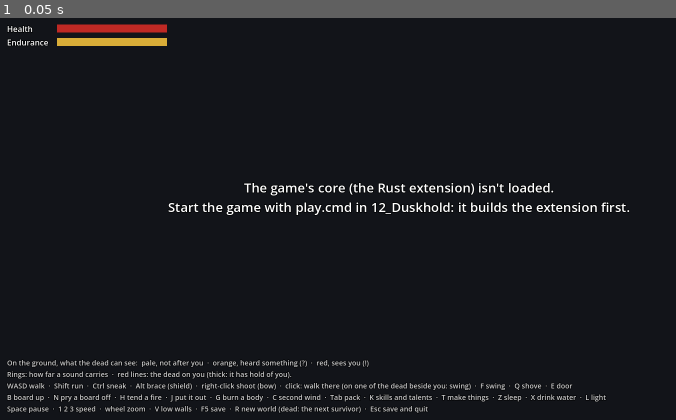
Above: before the commit, frame 1.
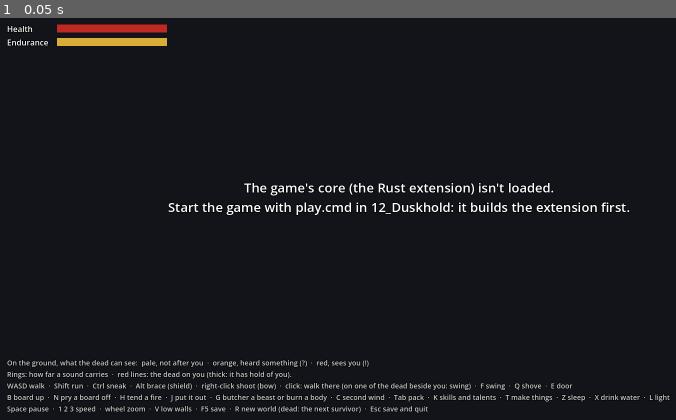
Above: after the commit, the same moment.

Repository: Mossenheimen/Duskhold
Game: Godot game, scene res://main.tscn
Same seed, same stepped clock (60 frames per second), same inputs: the game is played once before the commit and once after it.
Inputs:
- Up to frame 1 (0.05 s): no input

The runs differ from the first frame. In frame 1, 0.5% of the frame differs, in the area x 34-100%, y 93-96%.

Commit message:
Duskhold: wildlife and hunting
Deer graze in the open: beasts that are after nobody and that nobody
dreads, apart from the dead (no pressure, no bell, no rares). A deer
sees far and nearly all round, and bolts from anyone near, from
footsteps and from a blow, faster than you run; sneak up, or shoot from
its blind side for a sure kill. G cuts a carcass up with a knife or an
axe for raw venison, to roast at a fire. A deer has its own four-legged
look. Save format v22.

Co-Authored-By: Claude Opus 5.5 <noreply@anthropic.com>

Diff:
--- a/client/actor_view.gd
+++ b/client/actor_view.gd
@@ -17,6 +17,7 @@
 	[Color(0.45, 0.24, 0.2), 1.6, -6.0],  # a revenant: you, in your gear, gone dark
 	[Color(0.88, 0.86, 0.78), 1.6, -3.0],  # a skeleton: bone white, tall and upright
 	[Color(0.22, 0.25, 0.34), 1.8, 4.0],  # a wight: night-blue, the tallest, leaning back
+	[Color(0.55, 0.38, 0.24), 1.2, 0.0, true],  # a deer: brown, on four legs (a beast)
 ]
 const CURIOUS := Color(1.0, 0.75, 0.25)
 const HUNTING := Color(1.0, 0.22, 0.15)
@@ -44,6 +45,7 @@
 var _remains := 0
 var _fire: OmniLight3D  # made when it first catches
 var _title: Label3D  # a rare's name, over its head
+var _beast := false  # on four legs: it falls on its side
 
 
 ## A rare: its name over its head, in the gold of a named thing, and a little bigger than its
@@ -76,6 +78,10 @@
 	_pitch = _stoop
 	add_child(_body)
 	var body := _body
+	if look.size() > 3 and look[3]:
+		_beast = true
+		_build_beast(colour)
+		return
 	var capsule := CapsuleMesh.new()
 	capsule.radius = 0.22
 	capsule.height = tall
@@ -151,6 +157,12 @@
 		target = -88.0  # flat on the ground
 	elif wind_up >= 0.0:
 		target = _stoop - 22.0 * wind_up  # leaning in to strike
+	if _beast:
+		# A beast doesn't lean in or pitch over: down, it rolls onto its side.
+		var roll := 85.0 if state != 0 else 0.0
+		var now := _body.rotation_degrees.z
+		_body.rotation_degrees.z = lerpf(now, roll, 1.0 - exp(-16.0 * delta)) if delta > 0.0 else roll
+		return
 	_pitch = lerpf(_pitch, target, 1.0 - exp(-16.0 * delta)) if delta > 0.0 else target
 	_body.rotation_degrees.x = _pitch
 
@@ -185,3 +197,51 @@
 		var flicker := 1.0 + 0.12 * sin(now * 11.0) + 0.07 * sin(now * 27.0)
 		_fire.light_energy = 2.2 * flicker
 		_skin.emission_energy_multiplier = 1.4 * flicker
+
+
+## A beast's body (a LOOKS entry marked so): four legs, a long body and a raised head, so it
+## reads as no person. Knocked down or dead, it rolls onto its side (`show_pose`).
+func _build_beast(colour: Color) -> void:
+	var body := _body
+	_skin = _material(colour)
+	var capsule := CapsuleMesh.new()
+	capsule.radius = 0.2
+	capsule.height = 1.0
+	var torso := MeshInstance3D.new()
+	torso.mesh = capsule
+	torso.rotation_degrees.x = 90.0  # lying along its facing (-z)
+	torso.position.y = 0.72
+	torso.material_override = _skin
+	body.add_child(torso)
+	var parts := [
+		[Vector3(0.12, 0.2, 0.3), Vector3(0.0, 1.05, -0.58)],  # the head, held high
+		[Vector3(0.1, 0.36, 0.12), Vector3(0.0, 0.88, -0.45)],  # the neck
+		[Vector3(0.07, 0.56, 0.07), Vector3(0.11, 0.28, -0.32)],  # the legs
+		[Vector3(0.07, 0.56, 0.07), Vector3(-0.11, 0.28, -0.32)],
+		[Vector3(0.07, 0.56, 0.07), Vector3(0.11, 0.28, 0.32)],
+		[Vector3(0.07, 0.56, 0.07), Vector3(-0.11, 0.28, 0.32)],
+	]
+	for part in parts:
+		var box := BoxMesh.new()
+		box.size = part[0]
+		var mesh := MeshInstance3D.new()
+		mesh.mesh = box
+		mesh.position = part[1]
+		mesh.material_override = _skin
+		body.add_child(mesh)
+	var tail := BoxMesh.new()
+	tail.size = Vector3(0.08, 0.1, 0.08)
+	var scut := MeshInstance3D.new()
+	scut.mesh = tail
+	scut.position = Vector3(0.0, 0.8, 0.52)
+	scut.material_override = _material(Color(0.92, 0.9, 0.85))  # the white scut
+	body.add_child(scut)
+	_mark = Label3D.new()
+	_mark.billboard = BaseMaterial3D.BILLBOARD_ENABLED
+	_mark.no_depth_test = true
+	_mark.font_size = 72
+	_mark.pixel_size = 0.008
+	_mark.outline_size = 16
+	_mark.outline_modulate = Color(0.05, 0.05, 0.05)
+	_mark.position.y = 1.6
+	add_child(_mark)
--- a/client/hud.gd
+++ b/client/hud.gd
@@ -6,7 +6,7 @@
 const LINE_LIFE := 6.0  # seconds a line of news stays
 const FLASH_LIFE := 0.6
 
-const CONTROLS := "WASD walk  ·  Shift run  ·  Ctrl sneak  · …(182 unchanged characters)…  H tend a fire  ·  J put it out  ·  G burn a body  ·  C second wind  ·  Tab pack …(222 unchanged characters)…
+const CONTROLS := "WASD walk  ·  Shift run  ·  Ctrl sneak  · …(182 unchanged characters)…  H tend a fire  ·  J put it out  ·  G butcher a beast or burn a body  ·  C second wind  ·  Tab pack …(222 unchanged characters)…
 const LEGEND := "On the ground, what the dead can see:  pale, not after you  ·  orange, heard something (?)  ·  red, sees you (!)\nRings: how far a sound carries  ·  red lines: the dead on you (thick: it has hold of you)."
 
 ## The moodles, by DuskWorld.character_moodles() code: a name for each level, what it does to
@@ -156,7 +156,7 @@
 		dead = "  ·  the dead %d%%" % roundi(pressure[0] / 10.0)
 	var weather: String = ["", "  ·  rain", "  ·  heavy rain"][clampi(rain, 0, 2)]
 	var inside := "" if place.is_empty() else "  ·  in %s" % place
-	_state.text = "DUSKHOLD  ·  new: cooking\n%s%s%s  ·  Seed %d  ·  %d×%s%s" % [
+	_state.text = "DUSKHOLD  ·  new: wildlife and hunting\n%s%s%s  ·  Seed %d  ·  %d×%s%s" % [
 		time_of_day(clock), inside, weather, world_seed, speed, dead, _countdown(tolling)]
 	_paused.visible = paused
 
--- a/client/main.gd
+++ b/client/main.gd
@@ -12,7 +12,8 @@
 ## --do=S:ACTION,... press swing, shove, door, struggle, drop (the first thing in the pack),
 ## logs (take what's kept by the fire beside you), fire (tend it), smother, sleep, drink (from
 ## water), light, skills (the panel), board or unboard, sneak, shield (take one up), brace, bow (take one up), shoot (the nearest of the dead you see), cook (the last cooked recipe
-## that can be made) S real seconds in;
+## that can be made), butcher (G), hunt (shoot the nearest
+## beast within a bow's reach) S real seconds in;
 ## --news print the news too (for --headless); --hour=H start at that hour of the day;
 ## --save=PATH carry on from that save if it's there, and save to it.
 ##
@@ -127,6 +128,8 @@
 const BLOCKED := 85
 const SHOT := 86
 const SPOILED := 87
+const STARTLED := 88
+const BUTCHERED := 89
 ## Rain streaks falling round the camera, by DuskWorld.rain() (dry, rain, heavy).
 const RAIN_DROPS := [0, 700, 1800]
 ## What your own timed actions are called, by DuskWorld.actor_actions() kind (5 on).
@@ -137,7 +140,8 @@
 	22: "Setting it alight", 23: "Buying", 24: "Selling", 25: "Having it mended",
 	26: "Claiming the bounty", 27: "Having it read", 28: "Having the curse lifted",
 	29: "Catching your breath", 30: "Laying the fire", 31: "Lighting the fire",
-	32: "Putting the fire out", 33: "Making it", 34: "Breaking it down", 36: "Drawing the bow"}
+	32: "Putting the fire out", 33: "Making it", 34: "Breaking it down", 36: "Drawing the bow",
+	37: "Butchering it"}
 ## A body that rose as a revenant (DuskWorld.actor_remains()): nothing's left to draw.
 const RISEN_BODY := 3
 ## A light, by DuskWorld.item_kinds().
@@ -613,8 +617,18 @@
 		hud.say("You leave hallowed ground.")
 
 
-## G: pour oil on the body beside you and set it alight from the light you hold up.
+## G: cut up the beast's carcass beside you, if there's one; else pour oil on the body beside
+## you and set it alight from the light you hold up.
 func _burn_body() -> void:
+	match dusk.butcher_check():
+		-1:
+			pass  # no carcass: burning, then
+		-2:
+			hud.say("You need a knife or an axe to butcher it.")
+			return
+		_:
+			dusk.butcher()
+			return
 	match dusk.burn_check():
 		-1:
 			hud.say("There's no body beside you to burn.")
@@ -1012,6 +1026,13 @@
 			SNEAK_ATTACK:
 				if who == me:
 					hud.say("A sneak attack! %s never knew you were there." % _a(target))
+			STARTLED:
+				if who < seen.size() and seen[who] == 1:
+					hud.say("%s takes fright and bolts!" % _a(who))
+			BUTCHERED:
+				if who == me:
+					var count := extra / 65536
+					hud.say("You cut it up: %d %s." % [count, _item_name(extra % 65536)])
 			SPOILED:
 				if who == me:
 					hud.say("Your %s has gone off. You throw it away." % _item_name(extra))
@@ -1572,6 +1593,20 @@
 						best = k
 				if best >= 0:
 					_shoot(Vector2i(roundi(where[best].x), roundi(where[best].y)))
+			"hunt":  # shoot at the nearest beast within a bow's reach (seen or not: a script can't turn to look)
+				var beasts: PackedInt32Array = dusk.beast_kinds()
+				var where: PackedVector2Array = dusk.actor_positions()
+				var states: PackedInt32Array = dusk.actor_states()
+				var best := -1
+				for k in where.size():
+					if k == me or k >= kinds.size() or kinds[k] == 0 or where[k].distance_to(where[me]) > 12.0:
+						continue
+					if kinds[k] - 1 >= beasts.size() or beasts[kinds[k] - 1] == 0 or states[k] == 2:
+						continue
+					if best < 0 or where[k].distance_to(where[me]) < where[best].distance_to(where[me]):
+						best = k
+				if best >= 0:
+					_shoot(Vector2i(roundi(where[best].x), roundi(where[best].y)))
 			"bow":  # take up the first bow in the pack
 				var items: PackedInt32Array = dusk.character_items()
 				var kinds: PackedInt32Array = dusk.item_kinds()
@@ -1583,7 +1618,7 @@
 				_save("Saved.")
 			"board":
 				_board_up()
-			"burn":
+			"burn", "butcher":  # G: a beast's carcass is cut up, else a body burned
 				_burn_body()
 			"unboard":
 				_pry_board()
Not shown, changed: ARCHITECTURE.md
Not shown, changed: CLAUDE.md
Not shown, changed: CONCEPT.md
Not shown, changed: crates/dusk-cli/src/main.rs
Not shown, changed: crates/dusk-core/src/actor.rs
Not shown, changed: crates/dusk-core/src/archery.rs
Not shown, changed: crates/dusk-core/src/combat.rs
Not shown, changed: crates/dusk-core/src/creature.rs
Not shown, changed: crates/dusk-core/src/dread.rs
Not shown, added: crates/dusk-core/src/hunting.rs
Not shown, changed: crates/dusk-core/src/lib.rs
Not shown, changed: crates/dusk-core/src/pressure.rs
(and 11 more such lines)
